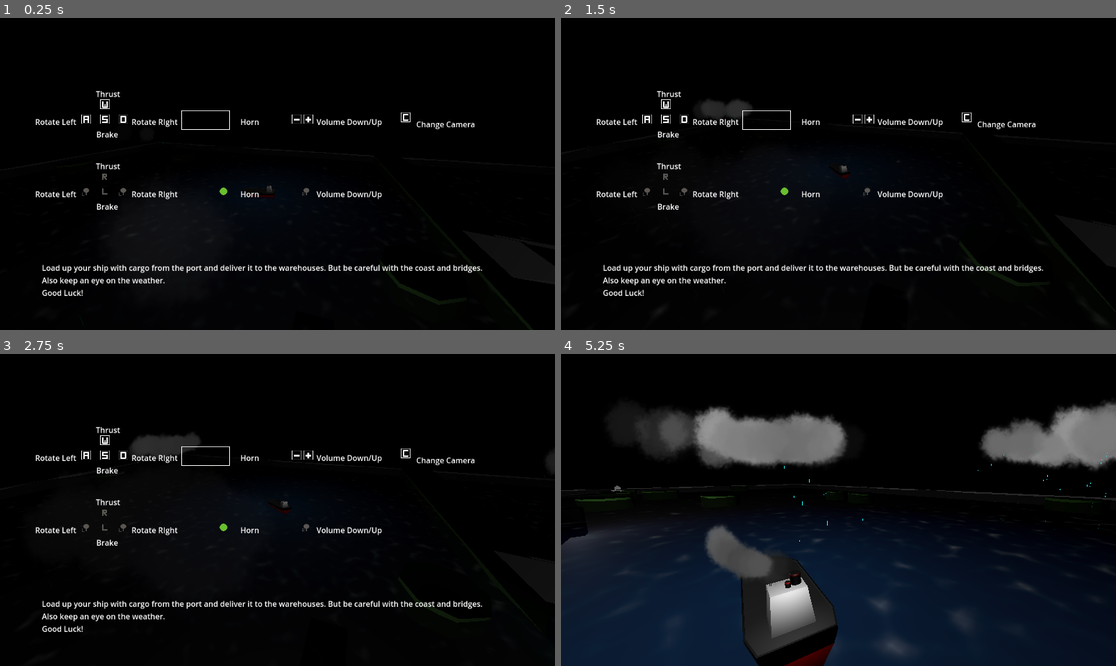
Above: before the commit, frames 1-4 (two rows, left to right).
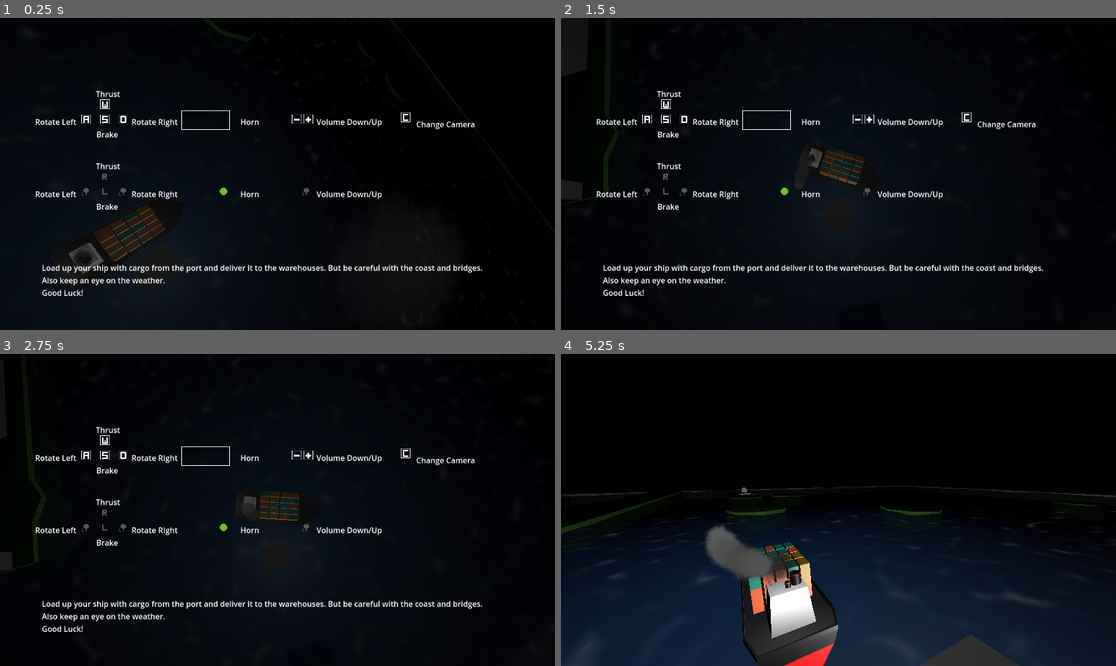
Above: after the commit, the same moments.

Repository: savenger/shipped
Game: Godot game, scene res://level/game.tscn
Two runs of this game, one before a commit and one after it. Both use one fixed random seed, a clock stepped at 60 frames per second and the inputs below.
Inputs (mouse positions are in pixels of both pictures, inside the frame that each line leads up to):
- Up to frame 1 (0.25 s): no input
- Up to frame 2 (1.5 s): tap Enter at 0.5 s; move the mouse to (960, 158) at 0.52 s; hold D (Turn Right) 0.53-1.28 s; click (960, 158) at 0.6 s; move the mouse to (727, 189) at 1.27 s; hold A (Turn Left) from 1.28 s (still down); tap Mouse wheel down (volume_down) at 1.35 s
- Up to frame 3 (2.75 s): move the mouse to (333, 441) at 2.02 s; release A (Turn Left) at 2.03 s; hold D (Turn Right) from 2.03 s (still down); tap Mouse wheel up (volume_up) at 2.1 s
- Up to frame 4 (5.25 s): move the mouse to (810, 572) at 2.77 s; release D (Turn Right) at 2.78 s; hold S (CounterThrust) 2.78-3.53 s; tap C at 2.85 s; move the mouse to (1005, 556) at 3.52 s; hold A (Turn Left) from 3.53 s (still down); click (1005, 556) at 3.6 s; move the mouse to (672, 463) at 4.27 s; tap Mouse wheel down (volume_down) at 4.35 s; move the mouse to (866, 510) at 5.02 s; tap Mouse wheel up (volume_up) at 5.1 s

The runs differ from the first frame. In frame 1, 1.4% of the frame differs, in the area x 5-81%, y 1-91%; in frame 2, 1.4%; in frame 3, 1.4%; in frame 4, 15%, in the area x 0-100%, y 14-100%.

Commit message:
updated game over screen

Diff:
--- a/level/GameOver.tscn
+++ b/level/GameOver.tscn
@@ -23,7 +23,7 @@
 text = "Game Over.
 
 You sunk your ship.
-No one can receive any more goods.
+No one can receive the precious goods any more.
 Please be more careful next time. "
 
 [node name="Score" type="Label" parent="Text"]
--- a/level/game.gd
+++ b/level/game.gd
@@ -53,7 +53,7 @@
 	print("ship sank, you delivered %s goods" % delivered)
 	game_over.get_node("Text/Score").text = ("You delivered %s goods" % str($ship.delivered))
 	add_child(game_over)
-	await get_tree().create_timer(7).timeout
+	await get_tree().create_timer(10).timeout
 	get_tree().reload_current_scene()
 
 func hide_keys():
--- a/level/game.tscn
+++ b/level/game.tscn
@@ -109,7 +109,7 @@
 omni_range = 246.754
 
 [node name="ship" parent="." node_paths=PackedStringArray("destination") instance=ExtResource("3_p70qk")]
-transform = Transform3D(0.990517, 0, 0.137393, 0, 1, 0, -0.137393, 0, 0.990517, 19.7137, -0.290461, 53.6842)
+transform = Transform3D(1, 0, 0, 0, 1, 0, 0, 0, 1, 0, 0, 0)
 destination = NodePath("../destination")
 
 [node name="Follow" type="Node3D" parent="ship"]
--- a/ship/ship.tscn
+++ b/ship/ship.tscn
@@ -318,6 +318,33 @@
 offsets = PackedFloat32Array(0, 0.293706, 0.503497, 0.748252, 1)
 colors = PackedColorArray(0.000113828, 0.000113828, 0.000113828, 0, 0.321728, 0.321728, 0.321728, 1, 0.259294, 0.259294, 0.259294, 1, 0.347817, 0.347817, 0.347817, 1, 0.670588, 0.670588, 0.670588, 0.0431373)
 
+[sub_resource type="Animation" id="Animation_lh6md"]
+length = 0.001
+tracks/0/type = "value"
+tracks/0/imported = false
+tracks/0/enabled = true
+tracks/0/path = NodePath(".:rotation")
+tracks/0/interp = 1
+tracks/0/loop_wrap = true
+tracks/0/keys = {
+"times": PackedFloat32Array(0),
+"transitions": PackedFloat32Array(1),
+"update": 0,
+"values": [Vector3(0, 0, 0)]
+}
+tracks/1/type = "value"
+tracks/1/imported = false
+tracks/1/enabled = true
+tracks/1/path = NodePath(".:position")
+tracks/1/interp = 1
+tracks/1/loop_wrap = true
+tracks/1/keys = {
+"times": PackedFloat32Array(0),
+"transitions": PackedFloat32Array(1),
+"update": 0,
+"values": [Vector3(0, 0, 0)]
+}
+
 [sub_resource type="Animation" id="Animation_pw6j8"]
 resource_name = "death"
 length = 2.0
@@ -346,33 +373,6 @@
 "values": [Vector3(0, 0, 0), Vector3(0, -4, 0)]
 }
 
-[sub_resource type="Animation" id="Animation_lh6md"]
-length = 0.001
-tracks/0/type = "value"
-tracks/0/imported = false
-tracks/0/enabled = true
-tracks/0/path = NodePath(".:rotation")
-tracks/0/interp = 1
-tracks/0/loop_wrap = true
-tracks/0/keys = {
-"times": PackedFloat32Array(0),
-"transitions": PackedFloat32Array(1),
-"update": 0,
-"values": [Vector3(0, 0, 0)]
-}
-tracks/1/type = "value"
-tracks/1/imported = false
-tracks/1/enabled = true
-tracks/1/path = NodePath(".:position")
-tracks/1/interp = 1
-tracks/1/loop_wrap = true
-tracks/1/keys = {
-"times": PackedFloat32Array(0),
-"transitions": PackedFloat32Array(1),
-"update": 0,
-"values": [Vector3(0, 0, 0)]
-}
-
 [sub_resource type="AnimationLibrary" id="AnimationLibrary_54k3n"]
 _data = {
 "RESET": SubResource("Animation_lh6md"),
Not shown: 2 places in ship/ship.tscn that only renumber resources
